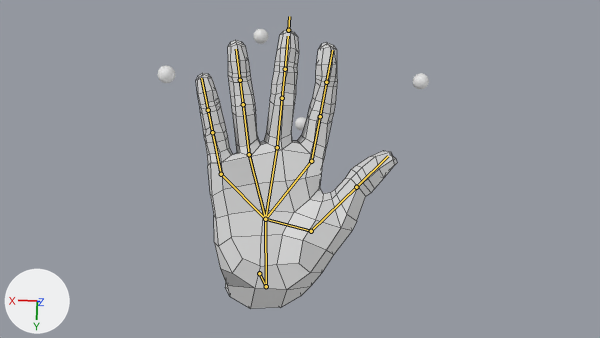
The Blender file hand model - 1.blend: old version first, new version second.
The view is the same before and after, from the file's camera 'Camera'. The lights are fixed; the arrows at lower left show +X, +Y and +Z. Both versions are drawn at the pose saved in each file; the numbers are the values there. The bones that bend it are drawn over the model as lines. Mesh edges are drawn as thin lines on the coarser meshes.
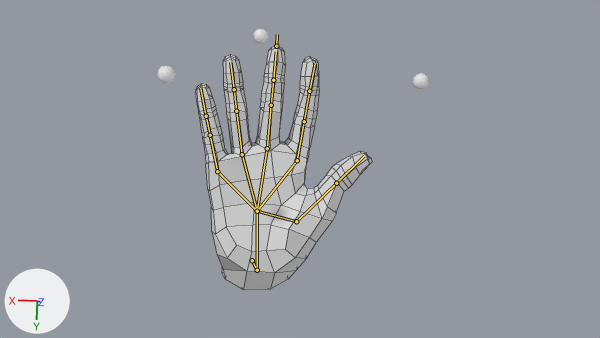
Pixel boxes (x1, y1, x2, y2) of what changed, in the pictures (600 x 338 px):
'Plane005', posed (12% narrower, 12% shorter): before (196, 30, 397, 308); after (196, 46, 372, 290)
bone 'arm', root to tip: before (259, 273) to (266, 286); after (252, 260) to (257, 270)

What the commit changed:
Bone 'arm' (bone_arm) moves from (-2.023, 0.018, 3.978) to (-2.046, -1.419, 3.972).
